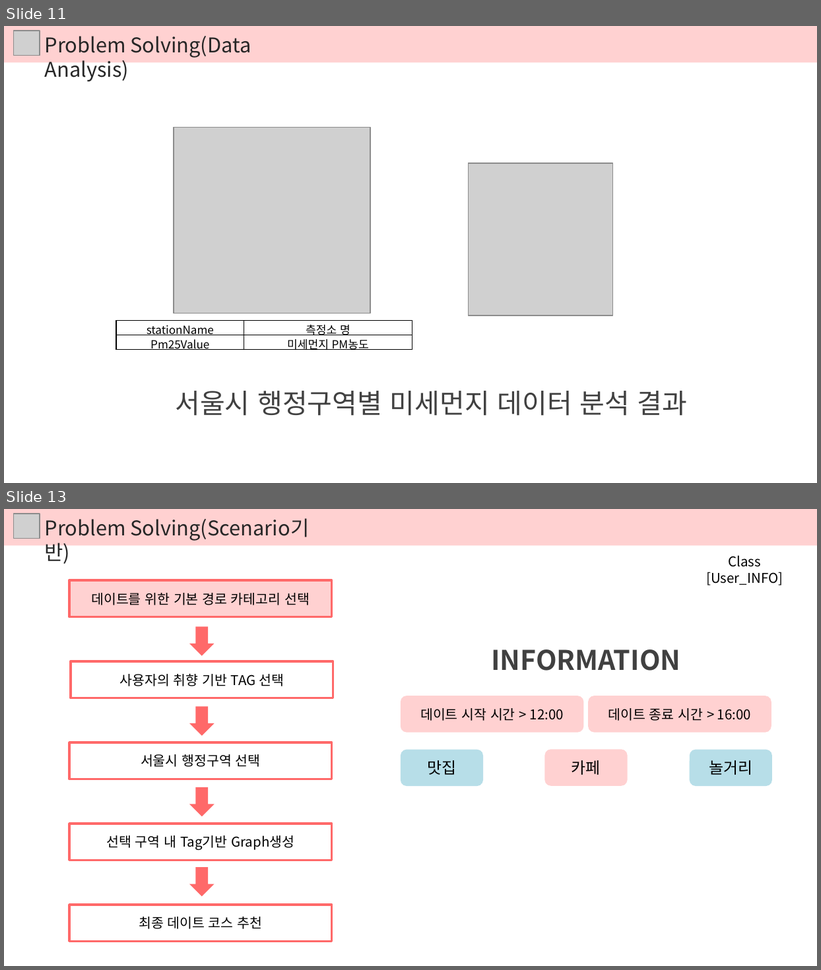
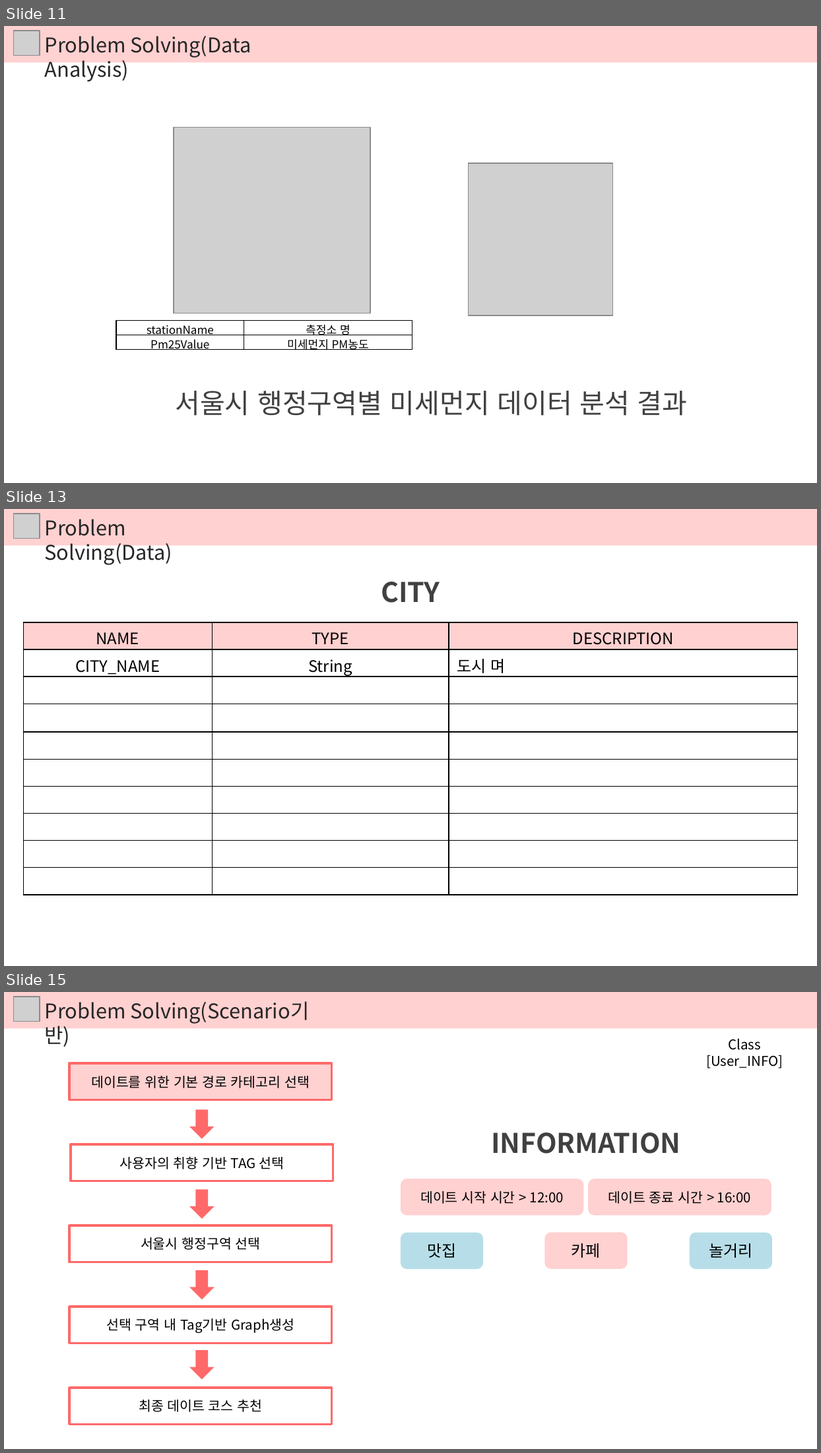
Before and after one commit to DokyeongKwon/DataStructureDesign-2018-2, a slide deck: 02. Problem Solving/서울 데이트 코스 추천 Problem Solving.pptx. Shown one above the other, each under a label of ours: slides 11 and 13 before the commit, slides 11, 13 and 15 after it; the slides between them are not shown. The pictures are 821x970 and 821x1453 pixels, drawn with LibreOffice and Linux fonts; fonts in the diff are those of the drawing; grey boxes stand for pictures. Boxes give left, top, right and bottom in pixels: in the first picture for what was removed or moved away, otherwise in the second. Text is boxed around its words. In the diff, an @@ line names an element or a change of style, - is before the commit and + after.

Commit message:
Problem Solving_Ver1.2
수정중!

```diff
--- a/02. Problem Solving/서울 데이트 코스 추천 Problem Solving.pptx
+++ b/02. Problem Solving/서울 데이트 코스 추천 Problem Solving.pptx
@@ slide 13 added at box(4, 509, 817, 966), background #FFFFFF @@
@@ rectangle added at box(4, 509, 817, 545), fill #FFD1D1 @@
@@ picture added at box(14, 514, 40, 539) @@
@@ text added at box(45, 519, 172, 565), 18 pt, text #262626 @@
+Problem Solving(Data)
@@ text added at box(381, 582, 440, 603), 24 pt, text #404040, bold @@
+CITY
@@ table added at box(24, 623, 797, 895), 10 rows, 3 columns @@
+NAME | TYPE | DESCRIPTION
+CITY_NAME | String | 도시 며
+ |  | 
+ |  | 
+ |  | 
+ |  | 
+ |  | 
+ |  | 
+ |  | 
+ |  | 
@@ what was slide 13 is now slide 15 @@
```
Also in this commit, not shown: 3 slides changed, 4 other slides added.
